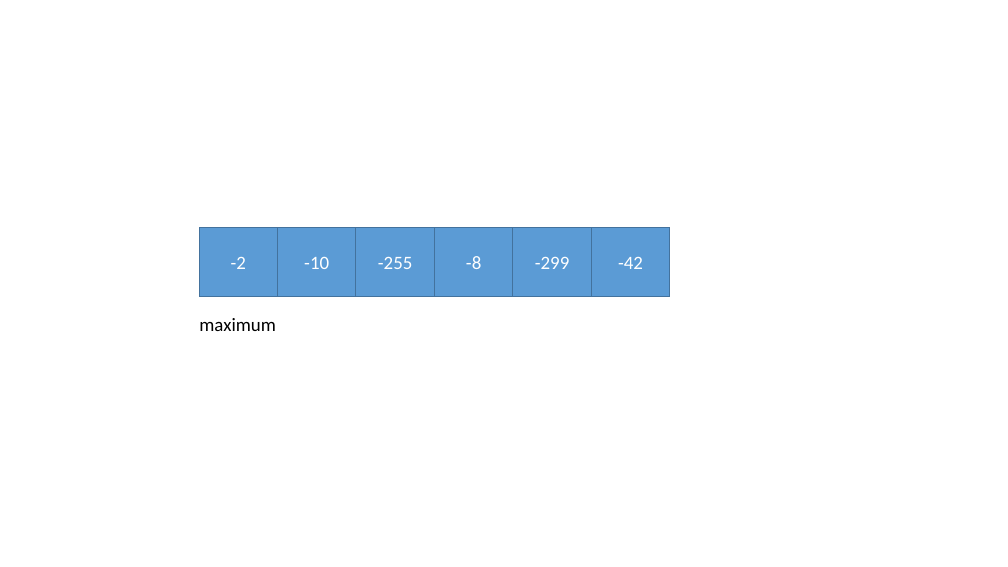
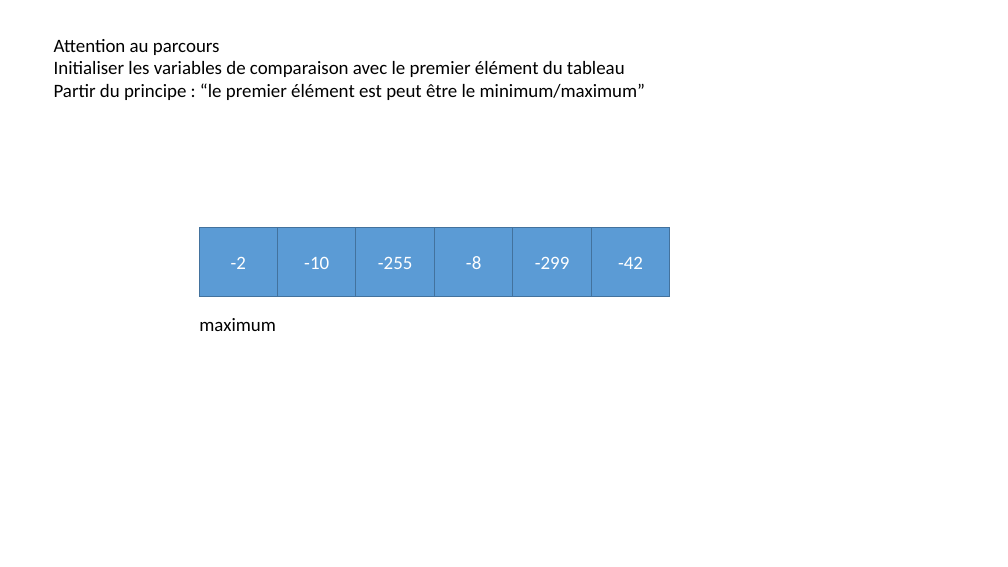
Before and after one commit to ronnykwon/TutoCNAM, a slide deck: slide 9 of Document/Explication.pptx (slide 7 before the commit). Drawn at 1008x567 pixels with LibreOffice and Linux fonts; fonts in the diff are those of the drawing. Boxes give left, top, right and bottom in pixels: in the first picture for what was removed or moved away, otherwise in the second. Text is boxed around its words. In the diff, an @@ line names an element or a change of style, - is before the commit and + after.

```diff
--- a/Document/Explication.pptx
+++ b/Document/Explication.pptx
@@ text added at (x1=54, y1=39, x2=646, y2=100), 18 pt, text #000000 @@
+Attention au parcours
+Initialiser les variables de comparaison avec le premier élément du tableau
+Partir du principe : “le premier élément est peut être le minimum/maximum”
```
Also in this commit, not shown: 7 other slides changed, 10 slides added, 2 slides removed, 16 other files.
